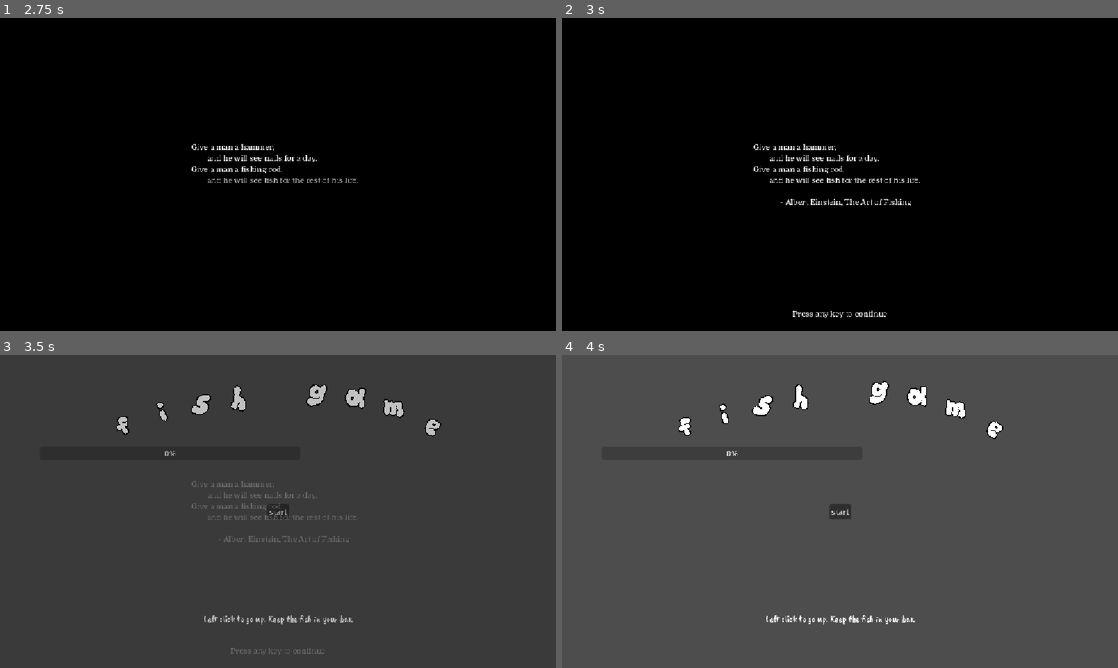
Above: before the commit, frames 1-4 (two rows, left to right).
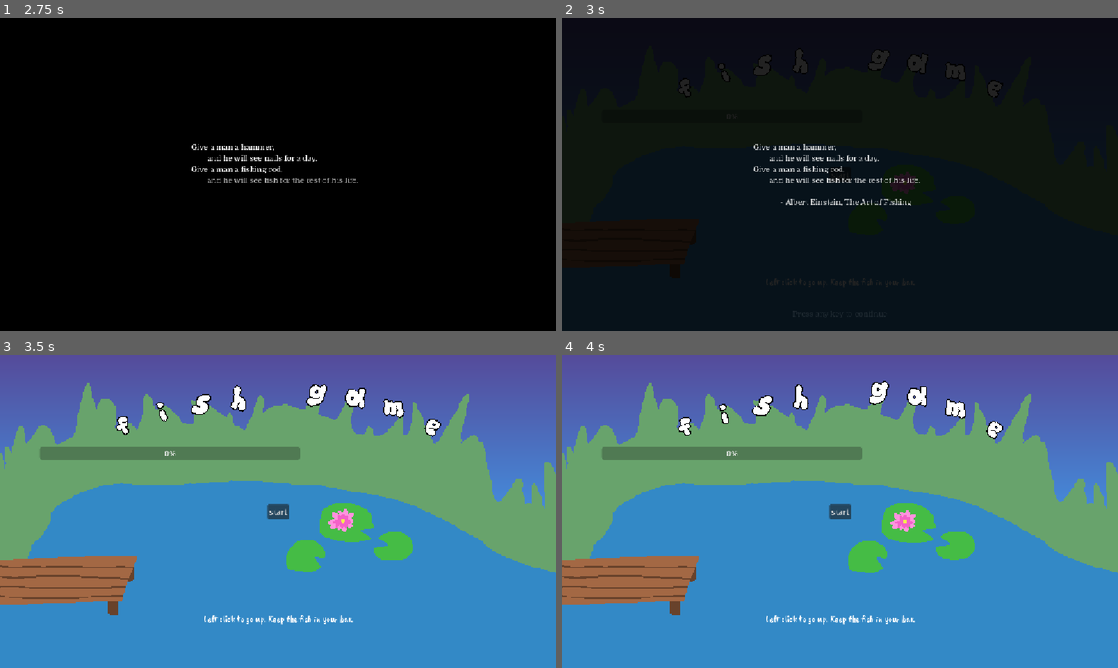
Above: after the commit, the same moments.

Repository: apia46/fish-game
Game: Godot game, scene res://scenes/game.tscn
The game is run twice, just before and just after one commit, with the same random seed, the same clock (stepped at 60 frames per second) and the same inputs.
Inputs (mouse positions are in pixels of both pictures, inside the frame that each line leads up to):
- Up to frame 1 (2.75 s): click "start" at 0.5 s; click "start" at 1.25 s; click "start" at 2 s
- Up to frame 2 (3 s): tap Enter at 2.75 s; move the mouse to (962, 158) at 2.77 s; tap Space at 2.85 s; click (962, 158) at 2.92 s
- Up to frame 3 (3.5 s): tap Space at 3.02, 3.32 s
- Up to frame 4 (4 s): tap Enter at 3.5 s; move the mouse to (728, 527) at 3.52 s; tap Space at 3.6, 3.77 s; click (728, 527) at 3.67 s

Frame 1 is identical in both runs. In frame 2, 51% of the frame differs, in the area x 0-100%, y 10-100%; in frame 3, 100%, in the area x 0-100%, y 0-100%; in frame 4, 99%.

Commit message:
tutorial bg

Diff:
--- a/scenes/game.tscn
+++ b/scenes/game.tscn
@@ -15,6 +15,7 @@
 
 [node name="startButton" type="Button" parent="." unique_id=1953275521]
 unique_name_in_owner = true
+z_index = 1
 layout_mode = 1
 anchors_preset = 8
 anchor_left = 0.5
--- a/scenes/tutorial.tscn
+++ b/scenes/tutorial.tscn
@@ -2,9 +2,14 @@
 
 [ext_resource type="Script" uid="uid://bosieojkk516i" path="res://scripts/Tutorial.gd" id="1_ehuit"]
 [ext_resource type="PackedScene" uid="uid://cidlu1tm38goi" path="res://scenes/bar.tscn" id="1_yb1ct"]
+[ext_resource type="Texture2D" uid="uid://btbdcwdkn2u25" path="res://assets/tutorial/background.png" id="2_0hilk"]
 [ext_resource type="FontFile" uid="uid://hhax4k20bgds" path="res://resources/CaveatBrush-Regular.ttf" id="2_ehuit"]
 [ext_resource type="PackedScene" uid="uid://bpwkp57jo8tkd" path="res://scenes/tutorial_fish.tscn" id="3_5mrt3"]
+[ext_resource type="Texture2D" uid="uid://dwtm3bkwc7aqj" path="res://assets/tutorial/lilypad1.png" id="3_cmspm"]
+[ext_resource type="Script" uid="uid://cxal5rnmcfwqi" path="res://scripts/Lilypad.gd" id="4_ikfo1"]
+[ext_resource type="Texture2D" uid="uid://bsslw55oulxam" path="res://assets/tutorial/lilypad2.png" id="5_dwom6"]
 [ext_resource type="Texture2D" uid="uid://16y0tsuugjio" path="res://assets/title/f.png" id="5_tbcdj"]
+[ext_resource type="Texture2D" uid="uid://2jb5yor5w4l8" path="res://assets/tutorial/lilypad3.png" id="6_bl2xa"]
 [ext_resource type="Texture2D" uid="uid://l7xs3yyc5x1a" path="res://assets/title/i.png" id="6_ej4tf"]
 [ext_resource type="Texture2D" uid="uid://7vcg548jrcq3" path="res://assets/title/s.png" id="7_0hilk"]
 [ext_resource type="Texture2D" uid="uid://daav1wk41cfro" path="res://assets/title/h.png" id="8_wr8iv"]
@@ -13,6 +18,14 @@
 [ext_resource type="Texture2D" uid="uid://bw7ekkg0h1mm4" path="res://assets/title/m.png" id="11_cmspm"]
 [ext_resource type="Texture2D" uid="uid://berl5l1gpbirt" path="res://assets/title/e.png" id="12_ikfo1"]
 [ext_resource type="PackedScene" uid="uid://b6quwdbby6tdn" path="res://scenes/hud.tscn" id="13_ej4tf"]
+
+[sub_resource type="Gradient" id="Gradient_cmspm"]
+colors = PackedColorArray(0.33312637, 0.29342893, 0.60519224, 1, 0.24913359, 0.61111605, 0.92325556, 1)
+
+[sub_resource type="GradientTexture2D" id="GradientTexture2D_ikfo1"]
+gradient = SubResource("Gradient_cmspm")
+height = 300
+fill_to = Vector2(0, 0.6282051)
 
 [node name="tutorial" type="Control" unique_id=950066903]
 layout_mode = 3
@@ -23,6 +36,40 @@
 grow_vertical = 2
 mouse_filter = 2
 script = ExtResource("1_ehuit")
+
+[node name="TextureRect" type="TextureRect" parent="." unique_id=464869270]
+layout_mode = 1
+anchors_preset = 15
+anchor_right = 1.0
+anchor_bottom = 1.0
+grow_horizontal = 2
+grow_vertical = 2
+texture = SubResource("GradientTexture2D_ikfo1")
+
+[node name="Background" type="Sprite2D" parent="." unique_id=315347418]
+position = Vector2(576, 324)
+scale = Vector2(2, 2)
+texture = ExtResource("2_0hilk")
+
+[node name="Lilypad" type="Sprite2D" parent="Background" unique_id=269285573]
+position = Vector2(28.5, 48)
+texture = ExtResource("3_cmspm")
+script = ExtResource("4_ikfo1")
+metadata/_custom_type_script = "uid://cxal5rnmcfwqi"
+
+[node name="Lilypad2" type="Sprite2D" parent="Background" unique_id=685872788]
+position = Vector2(71, 10)
+texture = ExtResource("5_dwom6")
+script = ExtResource("4_ikfo1")
+period_offset = 2.0
+metadata/_custom_type_script = "uid://cxal5rnmcfwqi"
+
+[node name="Lilypad3" type="Sprite2D" parent="Background" unique_id=975342700]
+position = Vector2(119.5, 35.5)
+texture = ExtResource("6_bl2xa")
+script = ExtResource("4_ikfo1")
+period_offset = 4.0
+metadata/_custom_type_script = "uid://cxal5rnmcfwqi"
 
 [node name="bar" parent="." unique_id=418979998 instance=ExtResource("1_yb1ct")]
 unique_name_in_owner = true
--- a/scripts/Fish.gd
+++ b/scripts/Fish.gd
@@ -51,6 +51,11 @@
 	var accuracy:float = 1 - time_unhooked/time
 	level.hud.accuracy_label.text = "Accuracy: %.1f%%" % (accuracy * 100)
 
+func penalty(amount:float) -> void:
+	progress -= amount/40
+	time_unhooked += amount
+	time += amount
+
 func touching_player() -> bool: return bar.player.collision in %collision.get_overlapping_areas()
 
 func _create_timer(state:int, duration:float, type) -> Timer:
@@ -99,11 +104,11 @@
 func cancel_timers(state:int) -> void:
 	for id in states.keys():
 		if states[id] == state:
-			timers[id].queue_free()
-			timers.erase(id)
-			states.erase(id)
+			cancel_timer(id)
 
 func cancel_timer(id:int) -> void:
+	assert(timers.get(id))
+	print("cancelling id %s" % id)
 	timers[id].queue_free()
 	timers.erase(id)
 	states.erase(id)
--- a/scripts/Game.gd
+++ b/scripts/Game.gd
@@ -9,8 +9,8 @@
 	add_child(scene)
 
 func _start() -> void:
-	#scene.start()
-	start_level_1()
+	scene.start()
+	#start_level_1()
 	%startButton.queue_free()
 
 func start_level_1() -> void:
--- a/scripts/Intro.gd
+++ b/scripts/Intro.gd
@@ -21,7 +21,7 @@
 
 func _input(event: InputEvent) -> void:
 	if (event is InputEventKey or event is InputEventMouseButton) and event.pressed:
-		if line == len(lines) - 1 and timer >= 1.5:
+		if line == len(lines) - 1:
 			var tween:Tween = get_tree().create_tween()
 			tween.tween_property(self, ^"modulate", Color(Color.WHITE, 0), 0.5)
 			tween.tween_callback(queue_free)
--- a/scripts/Level1.gd
+++ b/scripts/Level1.gd
@@ -17,8 +17,8 @@
 	else: add_velocity -= 1 * sign(add_velocity)
 	tilt_velocity += add_velocity * delta
 	tilt += tilt_velocity * delta
-	if abs(tilt) > 10:
-		tilt = 10 * sign(tilt)
+	if abs(tilt) > 12:
+		tilt = 12 * sign(tilt)
 		tilt_velocity = sign(tilt) * -15
 		fail()
 	%wheel.rotation += (add_velocity-%wheel.rotation) * delta * 2
@@ -28,12 +28,11 @@
 	%pivot.rotation += ((interior_tilt-tilt) * -0.05 - %pivot.rotation) * 5 * delta
 
 func _physics_process(_delta) -> void:
-	tilt_velocity *= 0.97
+	tilt_velocity *= 0.965
 	interior_tilt_velocity *= 0.99
 
 func fail() -> void:
-	print("FAIL")
-	%bar.fish.progress -= 0.4
+	%bar.fish.penalty(16)
 
 func win() -> void:
 	game.win_text.visible = true
--- /dev/null
+++ b/scripts/Lilypad.gd
@@ -0,0 +1,11 @@
+extends Sprite2D
+class_name Lilypad
+
+@export var speed:float = 1
+@export var period_offset:float
+var time:float
+
+func _process(delta: float) -> void:
+	time += delta * speed
+	if time >= TAU: time -= TAU
+	offset.y = cos(time+period_offset)*2
--- a/scripts/SharkFish.gd
+++ b/scripts/SharkFish.gd
@@ -9,10 +9,13 @@
 func start() -> void:
 	position.x = bar.size.x/2
 	target()
-	create_looping_timer(STATE_NONE, 0.8, func() -> void:
-		if randf() < 0.4 and !has_state(STATE_DASH) and position.y < bar.size.y*0.75 and position.y > bar.size.y*0.25:
+	create_looping_timer(STATE_NONE, 0.4, func() -> void:
+		if randf() < dash_probability() and !has_state(STATE_DASH) and position.y < bar.size.y*0.75 and position.y > bar.size.y*0.25:
 			dash()
 	)
+
+func dash_probability() -> float:
+	return 0.8 if phase >= 1 else 0.4
 
 func target() -> void:
 	var target_timer:ProcessTimer = create_oneshot_process_timer(STATE_TARGET, randf_range(1.5, 2), target)
@@ -28,7 +31,7 @@
 	return distance_squared > 10000
 
 func targetting_speed() -> float:
-	return 0.7 if phase >= 1 else 0.5
+	return 0.66 if phase >= 1 else 0.5
 
 func dash() -> void:
 	cancel_timers(STATE_TARGET)
@@ -39,9 +42,9 @@
 	velocity = sign(velocity) * -200
 
 	create_oneshot_timer(STATE_NONPROGRESS, 0.5, func():
-			create_looping_timer_with_id(STATE_NONPROGRESS, 0.1, func(timer_id:int):
-				if touching_player(): cancel_timer(timer_id)
-			)
+		create_looping_timer_with_id(STATE_NONPROGRESS, 0.1, func(timer_id:int):
+			if touching_player(): cancel_timer(timer_id)
+		)
 	)
 	var dash_timer:ProcessTimer = create_oneshot_process_timer(STATE_DASH, 1, target)
 	dash_timer.process_function = func(delta:float) -> void:
Binary file added: assets/tutorial/background.png
Not shown, added: assets/tutorial/background.png.import
Binary file added: assets/tutorial/cattail1.png
Not shown, added: assets/tutorial/cattail1.png.import
Binary file added: assets/tutorial/cattail2.png
Not shown, added: assets/tutorial/cattail2.png.import
Binary file added: assets/tutorial/cattail3.png
Not shown, added: assets/tutorial/cattail3.png.import
Binary file added: assets/tutorial/cattail4.png
Not shown, added: assets/tutorial/cattail4.png.import
Binary file added: assets/tutorial/lilypad1.png
Not shown, added: assets/tutorial/lilypad1.png.import
(and 6 more such lines)
